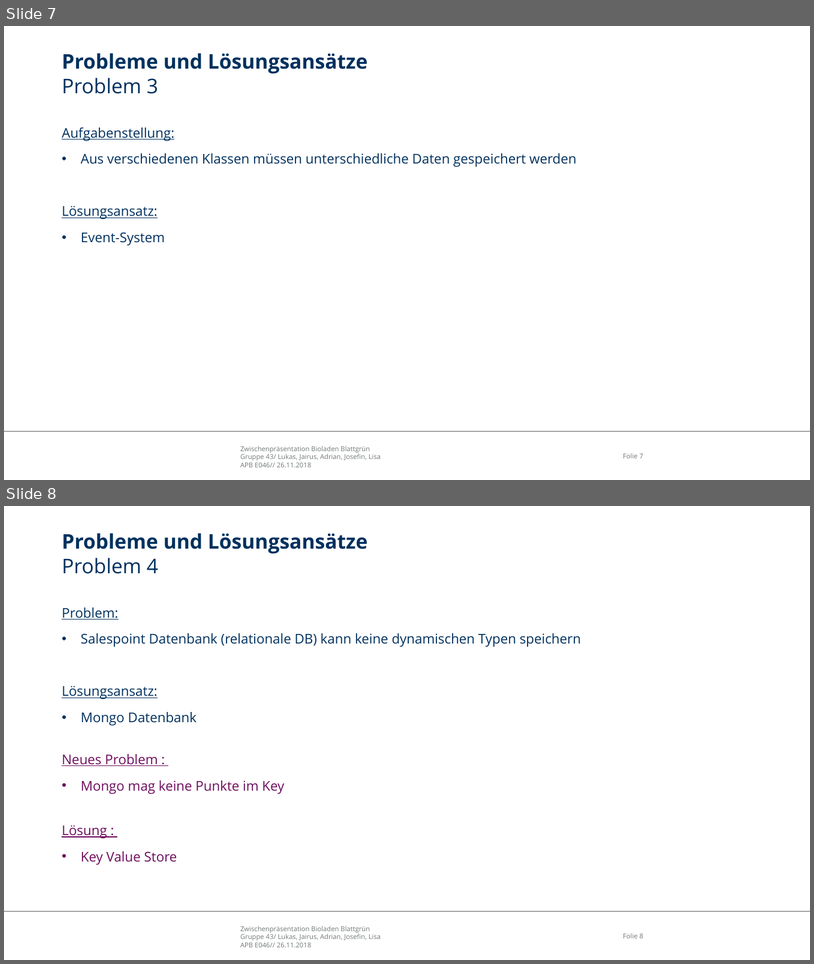
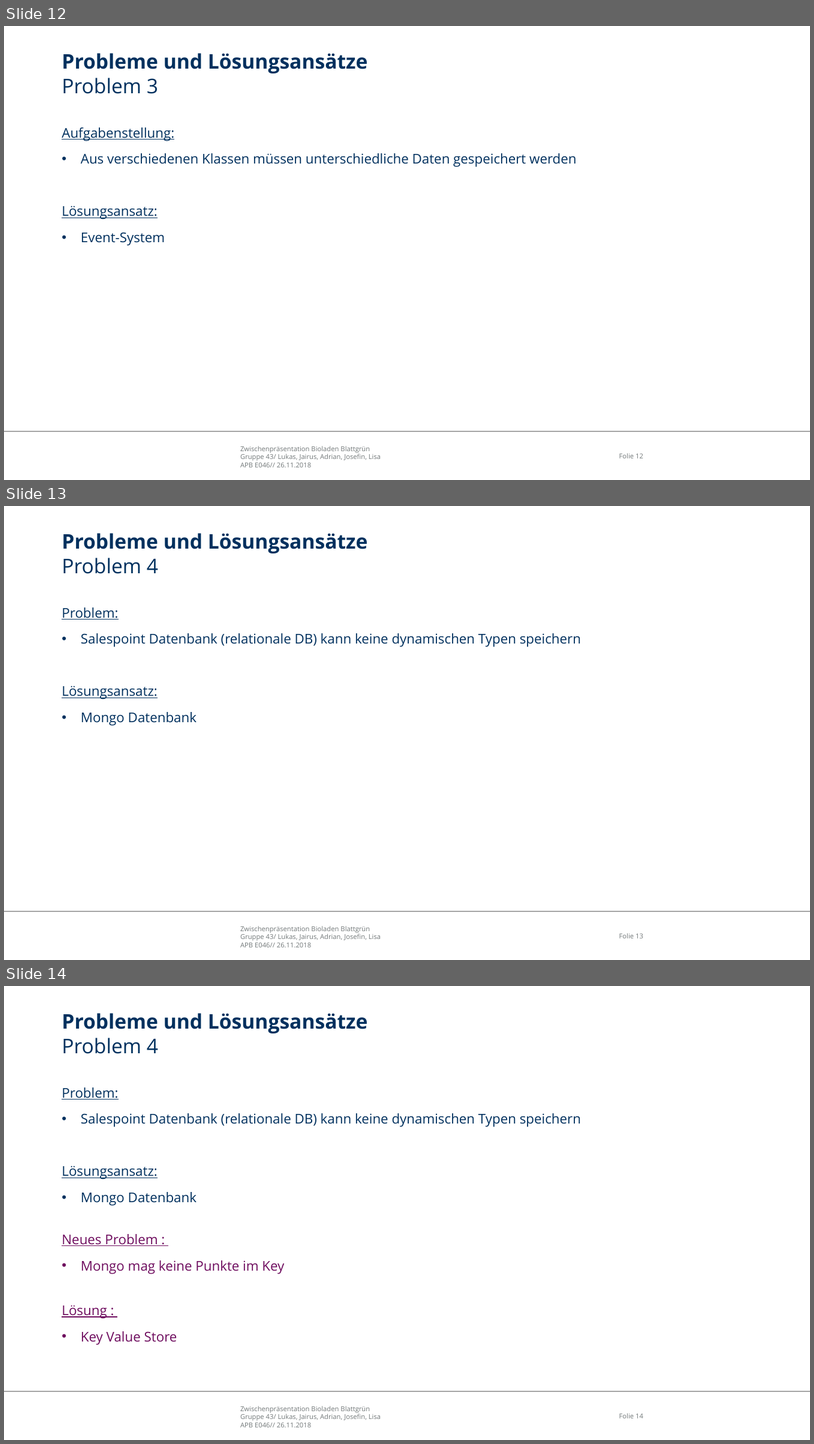
Before and after one commit to LimitlessGreen/swt18w43, a slide deck: src/main/presentation/Zwischenpraesentation.pptx. Shown one above the other, each under a label of ours: slides 7 and 8 before the commit, slides 12, 13 and 14 after it. The pictures are 814x964 and 814x1444 pixels, drawn with LibreOffice and Linux fonts; fonts in the diff are those of the drawing; background and template pictures are left out. Boxes give left, top, right and bottom in pixels: in the first picture for what was removed or moved away, otherwise in the second. Text is boxed around its words. In the diff, an @@ line names an element or a change of style, - is before the commit and + after.

```diff
--- a/src/main/presentation/Zwischenpraesentation.pptx
+++ b/src/main/presentation/Zwischenpraesentation.pptx
@@ slide 13 added at box(4, 506, 810, 960), background #FFFFFF; not listed: 3 template elements that a slide beside it also shows @@
@@ title added at box(62, 533, 368, 574), 24 pt, text #00305E, bold @@
+Probleme und Lösungsansätze
+Problem 4
@@ text added at box(62, 607, 581, 726), 16 pt, text #00305E @@
+Problem:
+• Salespoint Datenbank (relationale DB) kann keine dynamischen Typen speichern
+Lösungsansatz:
+• Mongo Datenbank
@@ what was slide 7 is now slide 12 @@
@@ page number at box(620, 453, 644, 458): text changed @@
-Folie 7
+Folie 12
@@ what was slide 8 is now slide 14 @@
@@ page number at box(620, 1413, 644, 1418): text changed @@
-Folie 8
+Folie 14
```
Also in this commit, not shown: 5 other slides added.
